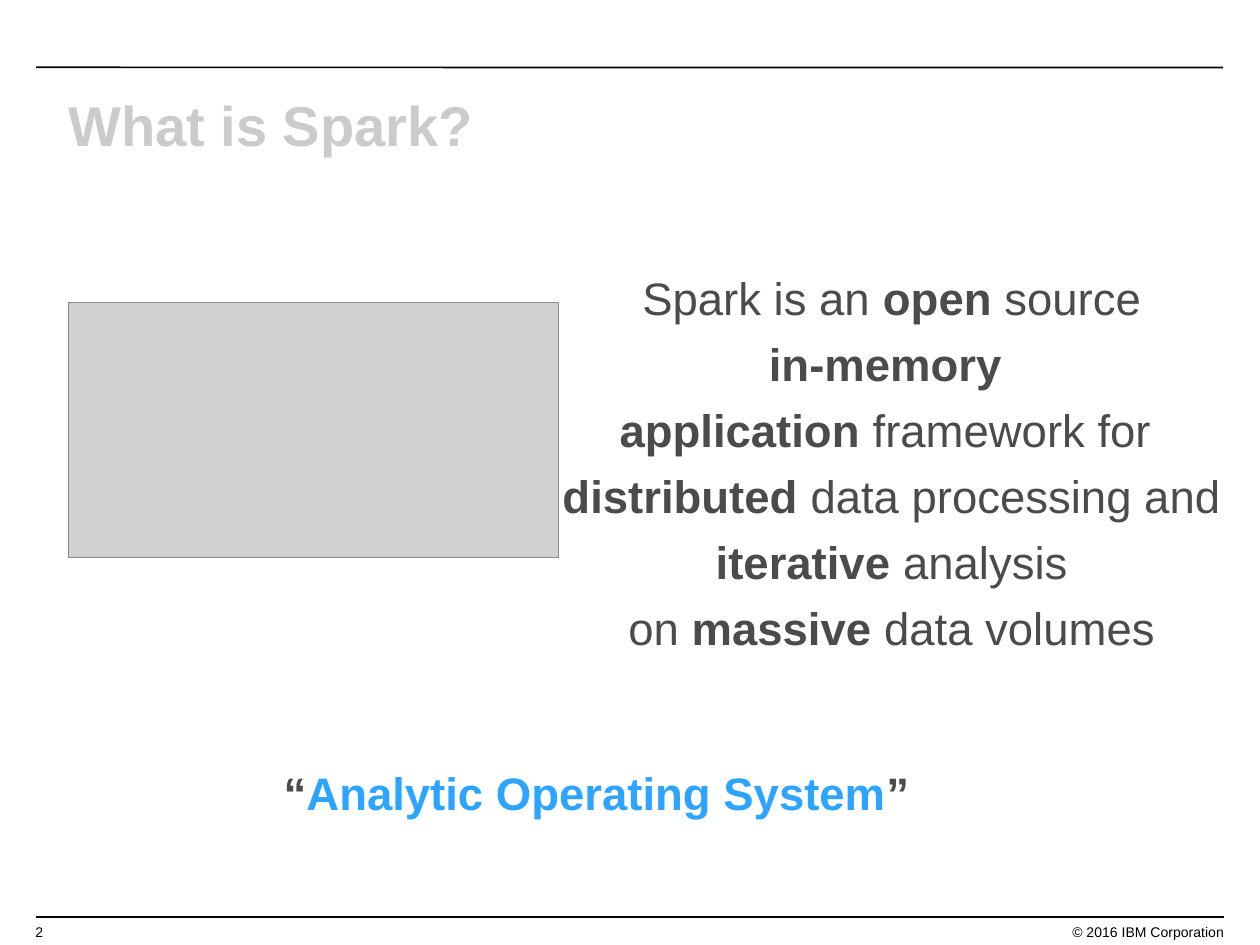
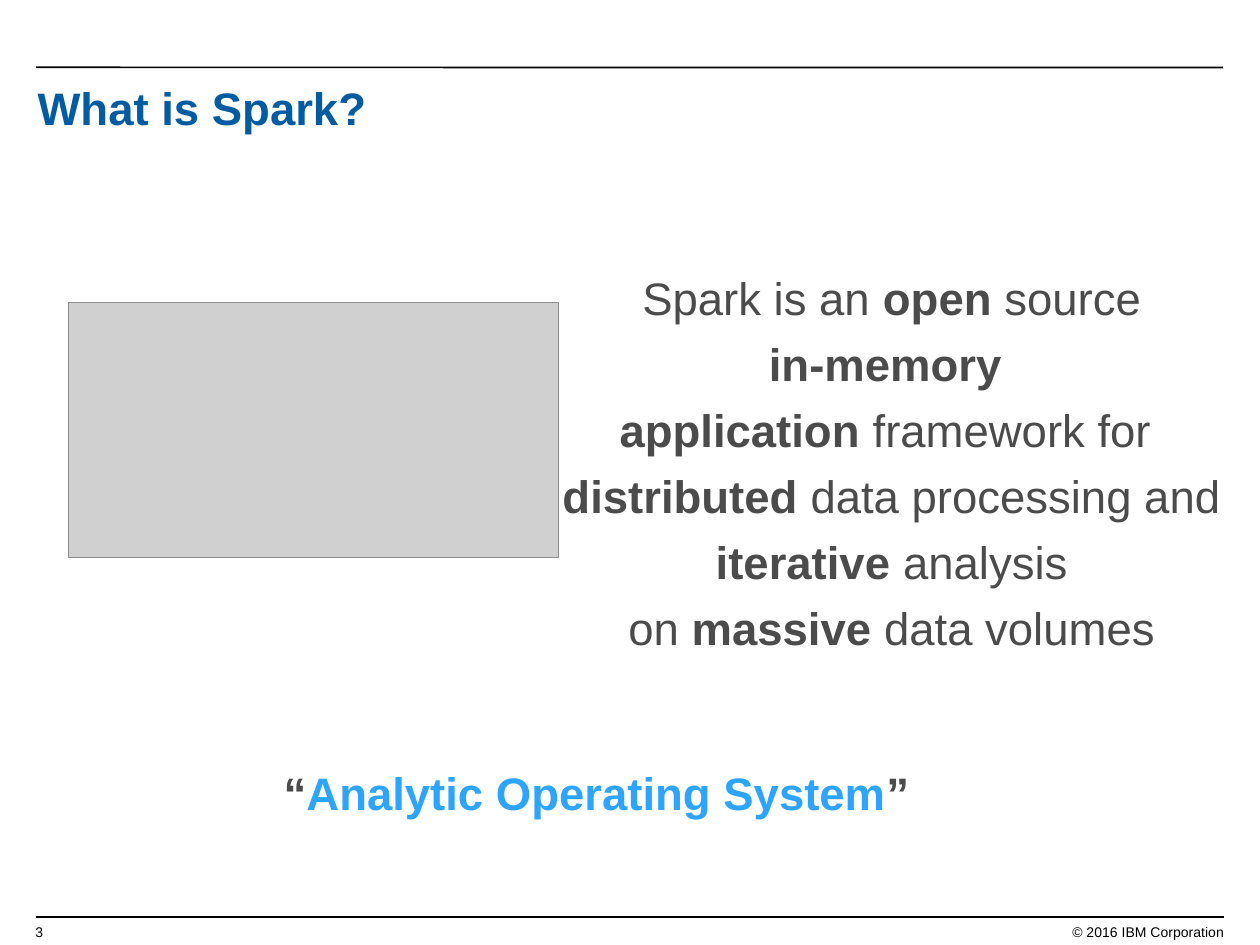
Before and after one commit to jpatter/SparkPOT, a slide deck: slide 3 of Lab-1/Coding w Apache Spark.ppt (slide 2 before the commit). Drawn at 1260x945 pixels with LibreOffice and Linux fonts; fonts in the diff are those of the drawing; grey boxes stand for pictures; background and template pictures are left out. Boxes give left, top, right and bottom in pixels: in the first picture for what was removed or moved away, otherwise in the second. Text is boxed around its words. In the diff, an @@ line names an element or a change of style, - is before the commit and + after.

```diff
--- a/Lab-1/Coding w Apache Spark.ppt
+++ b/Lab-1/Coding w Apache Spark.ppt
@@ text "What is Spark?": place and size @@
-text "What is Spark?" at <box>68,106,473,157</box>
+text "What is Spark?" at <box>38,92,366,134</box>
@@ text "What is Spark?" at <box>38,92,366,134</box>: size 32 to 26 pt, text colour #CBCBCB to #005BA0; less space between paragraphs @@
@@ page number at <box>35,927,43,937</box>: text changed @@
-2
+3
```
Also in this commit, not shown: 26 other slides changed, 4 slides added, 2 slides removed.
